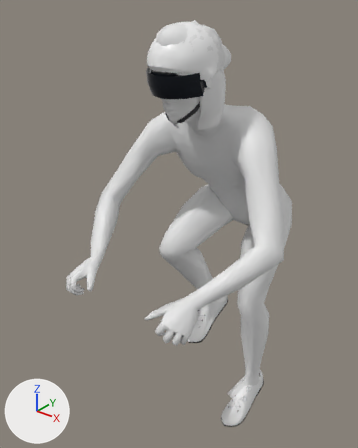
The glTF model apps/client/public/models/avatar/rider.glb, before and after one commit.
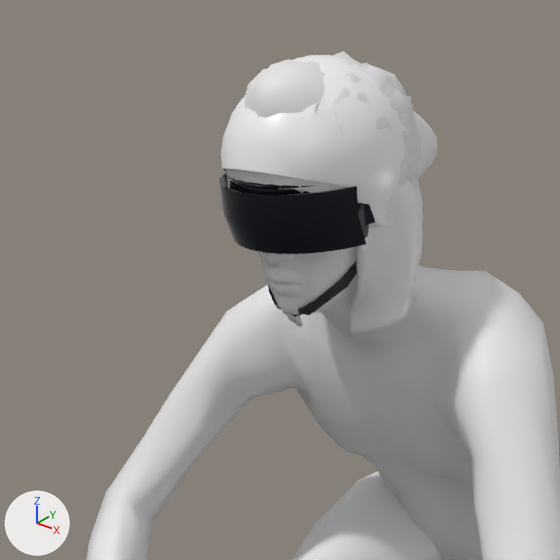
Each version appears first whole from a camera (50 mm lens) standing at (0.903, -1.408, 1.796) and looking at (-0.098, -0.157, 1.02), and next in a close-up on the part from 17% to 78% of the width and 0% to 49% of the height. The lights are fixed; the arrows at lower left show +X, +Y and +Z. The first two pictures are the older version. Vertices at exactly the same position are counted once.

Names of what the first close-up shows: 'rider_body', 'rider_glasses', 'rider_hairs_bob', 'rider_hairs_curls', 'rider_hairs_long', 'rider_hairs_quiff', 'rider_helmet', 'rider_helmet_aero' and 1 more.
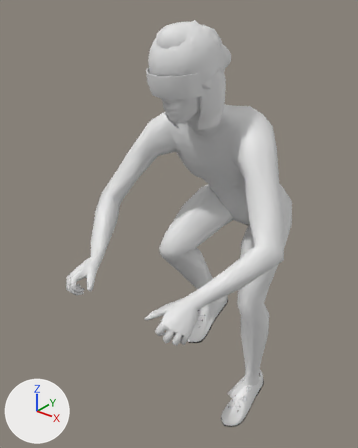
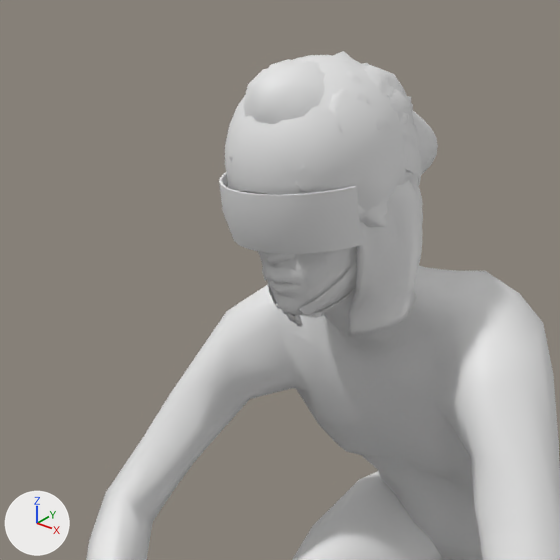
Changed parts and their boxes [x1, y1, x2, y2] in the close-ups (560 x 560 px):
'rider_helmet_aero', recoloured, surface changed (black to white)
    both: [219, 70, 422, 317]
'rider_helmet', recoloured, reshaped (mostly hidden afterwards)
    before: [221, 96, 417, 317]
    after: [249, 111, 421, 195]
'rider_glasses', recoloured, surface changed, reshaped (mostly hidden afterwards)
    before: [228, 176, 375, 226]
    after: [240, 191, 257, 194]
'rider_helmet_straps', now drawn (mostly hidden)
    after: [302, 288, 356, 318]
part 1 of me_rider_glasses, rebuilt (not visible afterwards)
    before: [229, 181, 375, 226]
part 2 of me_rider_glasses, deleted
    before: [228, 176, 316, 189]
part 3 of me_rider_helmet, deleted
    before: [269, 203, 369, 317]
part 4 of me_rider_helmet, cut back (mostly hidden afterwards)
    before: [221, 96, 376, 189]
    after: [249, 168, 421, 195]

The change, as a list of edits to the scene's bpy script:
```text
Change mat_lens:
    mat_lens.metallic: 0.6 -> 0.0
    mat_lens.roughness: 0.08 -> 0.5
    mat_lens.base_color: (0.0144, 0.0176, 0.0252) -> (0.8, 0.8, 0.8)  # black #20242c -> white #e7e7e7
Change mat_glasses_frame:
    mat_glasses_frame.base_color: (0.007, 0.0075, 0.00913) -> (0.8, 0.8, 0.8)  # black #141518 -> white #e7e7e7
Change mat_helmet:
    mat_helmet.base_color: (0.905, 0.905, 0.905) -> (0.8, 0.8, 0.8)  # white #f4f4f4 -> white #e7e7e7
Change mat_helmet_detail:
    mat_helmet_detail.base_color: (0.0116, 0.0123, 0.016) -> (0.8, 0.8, 0.8)  # black #1c1d22 -> white #e7e7e7
Change me_rider_glasses:
    used by ob_rider_glasses; location = (0.0, 0.0, 0.0)
    remove me_rider_glasses.from_pydata(...)  # 244 vertices, 472 faces; spans x -0.089..0.089, y -0.364..-0.208, z 1.529..1.591
    add me_rider_glasses.from_pydata(...)  # 1970 vertices, 3908 faces; spans x -0.078..0.078, y -0.35..-0.197, z 1.507..1.57
    me_rider_glasses part 1: the loose piece of 108 vertices spanning x -0.087..0.087, y -0.363..-0.262, z 1.529..1.585 is rebuilt with 1470 vertices and now spans x -0.07..0.07, y -0.347..-0.28, z 1.507..1.567
    me_rider_glasses part 2: 136 vertices removed from x -0.089..0.089, y -0.364..-0.208, z 1.565..1.591
    other edits to the shape of me_rider_glasses do not show in these pictures
Change me_rider_helmet:
    used by ob_rider_helmet; location = (0.0, 0.0, 0.0)
    remove me_rider_helmet.from_pydata(...)  # 600 vertices, 1246 faces; spans x -0.097..0.097, y -0.371..-0.11, z 1.426..1.696
    add me_rider_helmet.from_pydata(...)  # 5550 vertices, 11119 faces; spans x -0.096..0.096, y -0.353..-0.123, z 1.496..1.691
    me_rider_helmet part 3: the loose piece of 97 vertices spanning x -0.09..0.09, y -0.309..-0.215, z 1.426..1.561 is deleted
    me_rider_helmet part 4: 1 vertex moved within x 0.023, y -0.2, z 1.662; 502 vertices removed from x -0.097..0.097, y -0.371..-0.11, z 1.537..1.696; 5181 vertices added at x -0.096..0.096, y -0.353..-0.123, z 1.525..1.691
    other edits to the shape of me_rider_helmet do not show in these pictures
```
